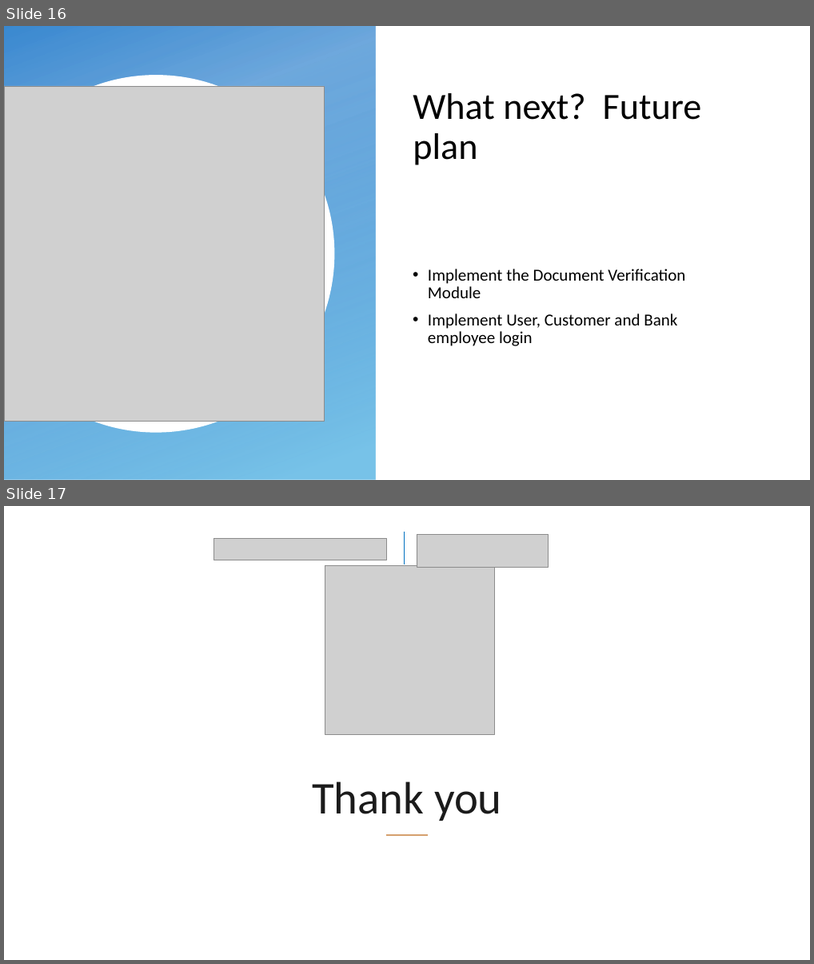
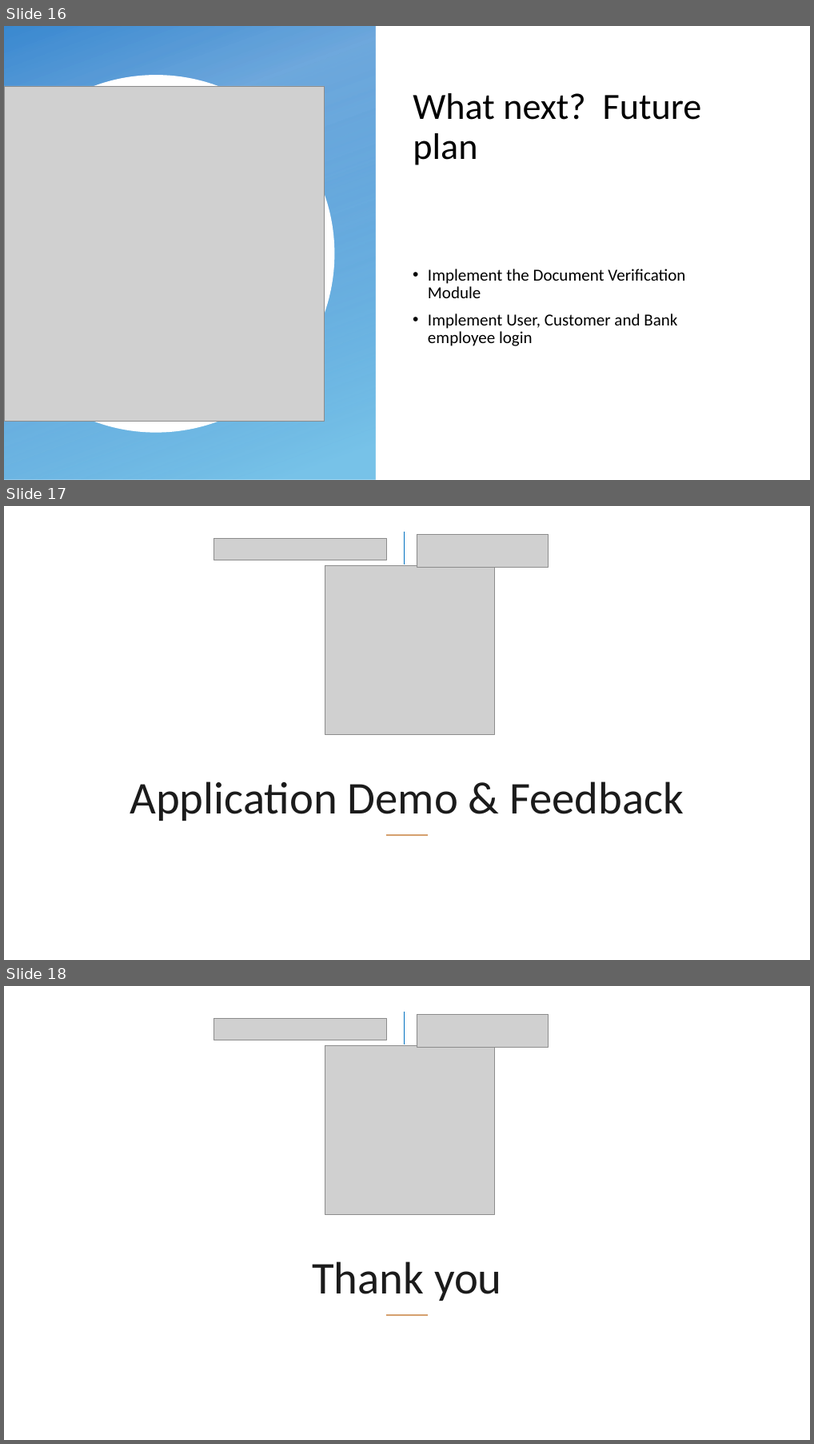
Before and after one commit to NehaDawda/Final_Project, a slide deck: Diagrams/JP-Project-Group3_Loan_Management_System_PPT_Final_Updated.pptx. Shown one above the other, each under a label of ours: slides 16 and 17 before the commit, slides 16, 17 and 18 after it. The pictures are 814x964 and 814x1444 pixels, drawn with LibreOffice and Linux fonts; fonts in the diff are those of the drawing; grey boxes stand for pictures; background and template pictures are left out. Boxes give left, top, right and bottom in pixels: in the first picture for what was removed or moved away, otherwise in the second. Text is boxed around its words. In the diff, an @@ line names an element or a change of style, - is before the commit and + after.

```diff
--- a/Diagrams/JP-Project-Group3_Loan_Management_System_PPT_Final_Updated.pptx
+++ b/Diagrams/JP-Project-Group3_Loan_Management_System_PPT_Final_Updated.pptx
@@ slide 17 added at (x1=4, y1=506, x2=810, y2=960), background #FFFFFF @@
@@ picture added at (x1=214, y1=539, x2=387, y2=560) @@
@@ line added from (405, 532) to (405, 564), #0070C0 1 pt @@
@@ picture added at (x1=417, y1=535, x2=549, y2=567) @@
@@ picture added at (x1=326, y1=565, x2=495, y2=735) @@
@@ title added at (x1=130, y1=781, x2=684, y2=820), 54 pt, text #1B1B1B @@
+Application Demo & Feedback
@@ line added from (386, 835) to (429, 835), #D5A06E 2.25 pt @@
@@ what was slide 17 is now slide 18 @@
```
Also in this commit, not shown: 1 slide changed, 15 other files.
